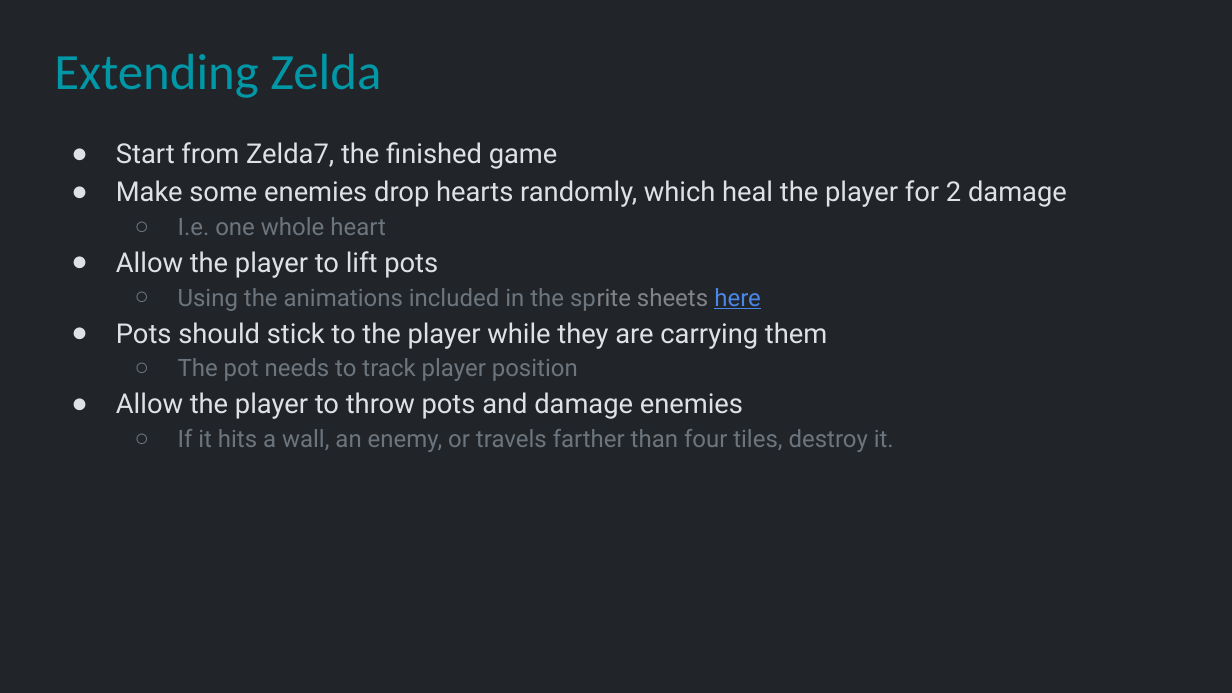
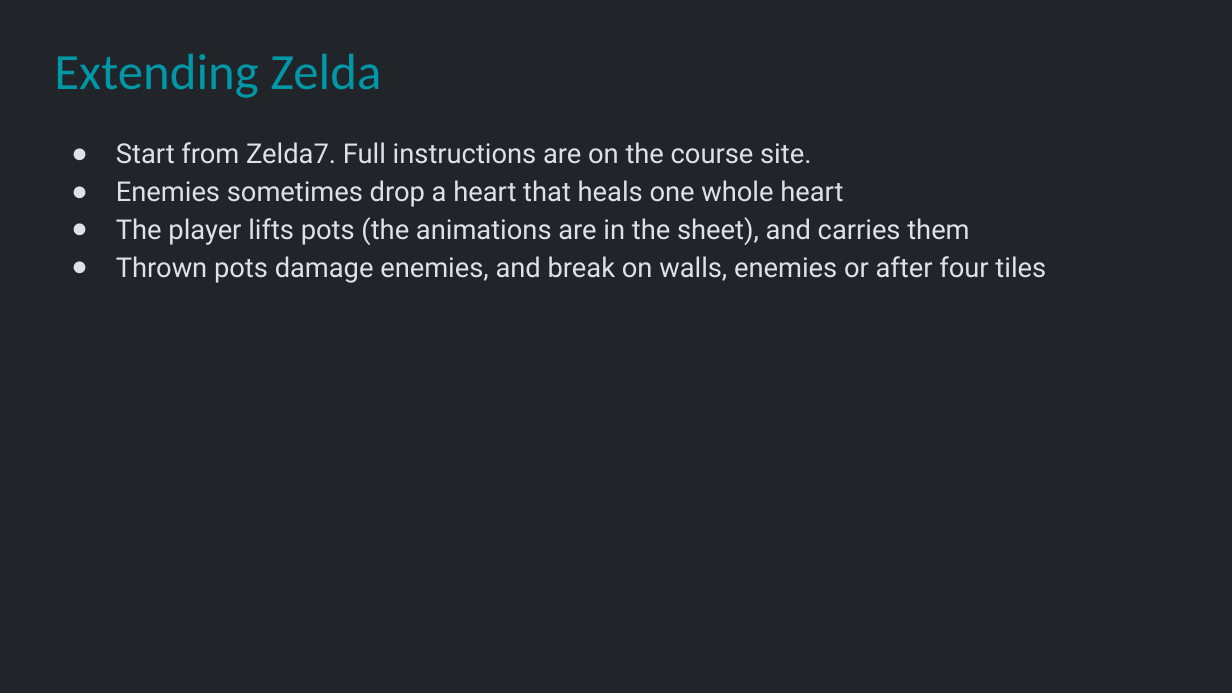
Before and after one commit to Metamate/gar, a slide deck: slide 35 of slides/08 The Legend of Zelda.pptx. Drawn at 1232x693 pixels with LibreOffice and Linux fonts; fonts in the diff are those of the drawing. Boxes give left, top, right and bottom in pixels: in the first picture for what was removed or moved away, otherwise in the second. Text is boxed around its words. In the diff, an @@ line names an element or a change of style, - is before the commit and + after.

```diff
--- a/slides/08 The Legend of Zelda.pptx
+++ b/slides/08 The Legend of Zelda.pptx
@@ text at <box>116,142,1046,283</box>: text changed @@
-● Start from Zelda7, the finished game
-● Make some enemies drop hearts randomly, which heal the player for 2 damage
-  ○ I.e. one whole heart
-● Allow the player to lift pots
-  ○ Using the animations included in the sprite sheets here
-● Pots should stick to the player while they are carrying them
-  ○ The pot needs to track player position
-● Allow the player to throw pots and damage enemies
-  ○ If it hits a wall, an enemy, or travels farther than four tiles, destroy it.
+● Start from Zelda7. Full instructions are on the course site.
+● Enemies sometimes drop a heart that heals one whole heart
+● The player lifts pots (the animations are in the sheet), and carries them
+● Thrown pots damage enemies, and break on walls, enemies or after four tiles
```
Also in this commit, not shown: 8 other slides changed, 2 slides added, 1 slide removed.
